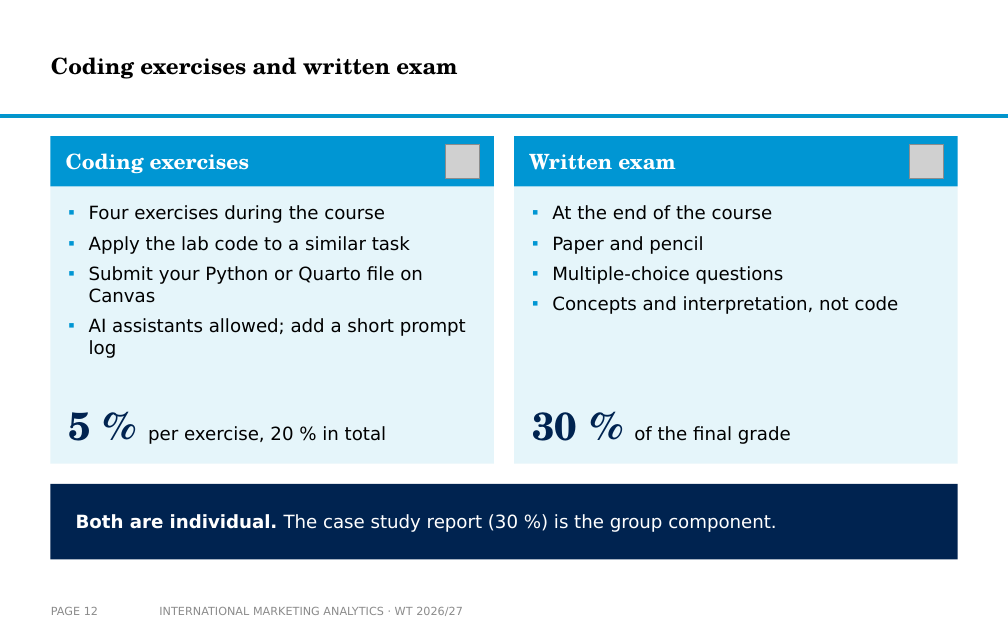
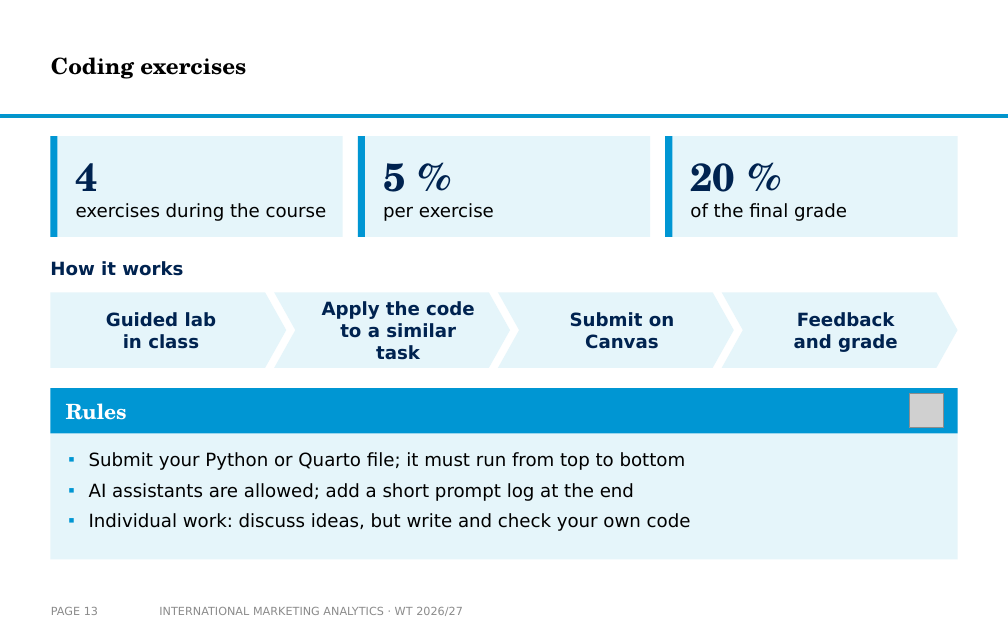
Before and after one commit to arnefloh-wu/International-Marketing-Analytics, a slide deck: slide 13 of slides/00a_course-content-and-style_WT26-27.pptx (slide 12 before the commit). Drawn at 1008x630 pixels with LibreOffice and Linux fonts; fonts in the diff are those of the drawing; grey boxes stand for pictures; background and template pictures are left out. Boxes give left, top, right and bottom in pixels: in the first picture for what was removed or moved away, otherwise in the second. Text is boxed around its words. In the diff, an @@ line names an element or a change of style, - is before the commit and + after.

```diff
--- a/slides/00a_course-content-and-style_WT26-27.pptx
+++ b/slides/00a_course-content-and-style_WT26-27.pptx
@@ title at bbox=[51, 57, 246, 79]: text changed @@
-Coding exercises and written exam
+Coding exercises
@@ rectangle: place and size @@
-rectangle at bbox=[50, 186, 494, 464]
+rectangle at bbox=[50, 136, 343, 237]
@@ rectangle: place and size @@
-rectangle at bbox=[50, 136, 494, 186]
+rectangle at bbox=[50, 136, 57, 237]
@@ rectangle added at bbox=[358, 136, 650, 237], fill #E5F5FA @@
@@ rectangle added at bbox=[358, 136, 365, 237], fill #0096D3 @@
@@ text "5 %" at bbox=[383, 163, 494, 221]: vertical alignment bottom to middle @@
@@ picture removed at bbox=[446, 144, 480, 178] @@
@@ rectangle: place and size @@
-rectangle at bbox=[514, 136, 958, 186]
+rectangle at bbox=[665, 136, 672, 237]
@@ rectangle: place and size @@
-rectangle at bbox=[514, 186, 958, 464]
+rectangle at bbox=[665, 136, 958, 237]
@@ text "20 %" at bbox=[690, 163, 847, 221]: vertical alignment bottom to middle @@
@@ picture removed at bbox=[909, 144, 943, 178] @@
@@ text at bbox=[76, 163, 327, 221]: text changed; size 15 to 13 pt; font TeX Gyre Schola to DejaVu Sans; text colour #FFFFFF to #000000; bold off @@
-Coding exercises
+4
+exercises during the course
@@ text at bbox=[383, 163, 494, 221]: text changed @@
-5 % per exercise, 20 % in total
+5 %
+per exercise
@@ text removed at bbox=[529, 154, 676, 170] @@
-Written exam
@@ text at bbox=[690, 163, 847, 221]: text changed @@
-30 % of the final grade
+20 %
+of the final grade
@@ text removed at bbox=[89, 205, 466, 358] @@
-▪ Four exercises during the course
-▪ Apply the lab code to a similar task
-▪ Submit your Python or Quarto file on Canvas
-▪ AI assistants allowed; add a short prompt log
@@ text removed at bbox=[552, 205, 899, 314] @@
-▪ At the end of the course
-▪ Paper and pencil
-▪ Multiple-choice questions
-▪ Concepts and interpretation, not code
@@ text added at bbox=[50, 261, 183, 276], 13 pt, text #002350, bold @@
+How it works
@@ pentagon arrow added at bbox=[50, 292, 286, 368], fill #E5F5FA, 13 pt, text #002350, bold @@
+Guided lab
+in class
@@ chevron added at bbox=[274, 292, 510, 368], fill #E5F5FA, 13 pt, text #002350, bold @@
+Apply the code
+to a similar task
@@ chevron added at bbox=[498, 292, 734, 368], fill #E5F5FA, 13 pt, text #002350, bold @@
+Submit on
+Canvas
@@ chevron added at bbox=[722, 292, 958, 368], fill #E5F5FA, 13 pt, text #002350, bold @@
+Feedback
+and grade
@@ rectangle added at bbox=[50, 388, 958, 433], fill #0096D3 @@
@@ text added at bbox=[66, 403, 127, 420], 15 pt, text #FFFFFF, bold @@
+Rules
@@ picture added at bbox=[909, 393, 943, 427] @@
@@ rectangle: place and size @@
-rectangle at bbox=[50, 484, 958, 559]
+rectangle at bbox=[50, 433, 958, 559]
@@ rectangle at bbox=[50, 433, 958, 559]: fill #002350 to #E5F5FA @@
@@ text added at bbox=[89, 452, 691, 531], 13 pt, text #000000 @@
+▪ Submit your Python or Quarto file; it must run from top to bottom
+▪ AI assistants are allowed; add a short prompt log at the end
+▪ Individual work: discuss ideas, but write and check your own code
@@ text removed at bbox=[76, 514, 776, 532] @@
-Both are individual. The case study report (30 %) is the group component.
```
Also in this commit, not shown: 7 other slides changed, 2 slides added, 4 other files.
